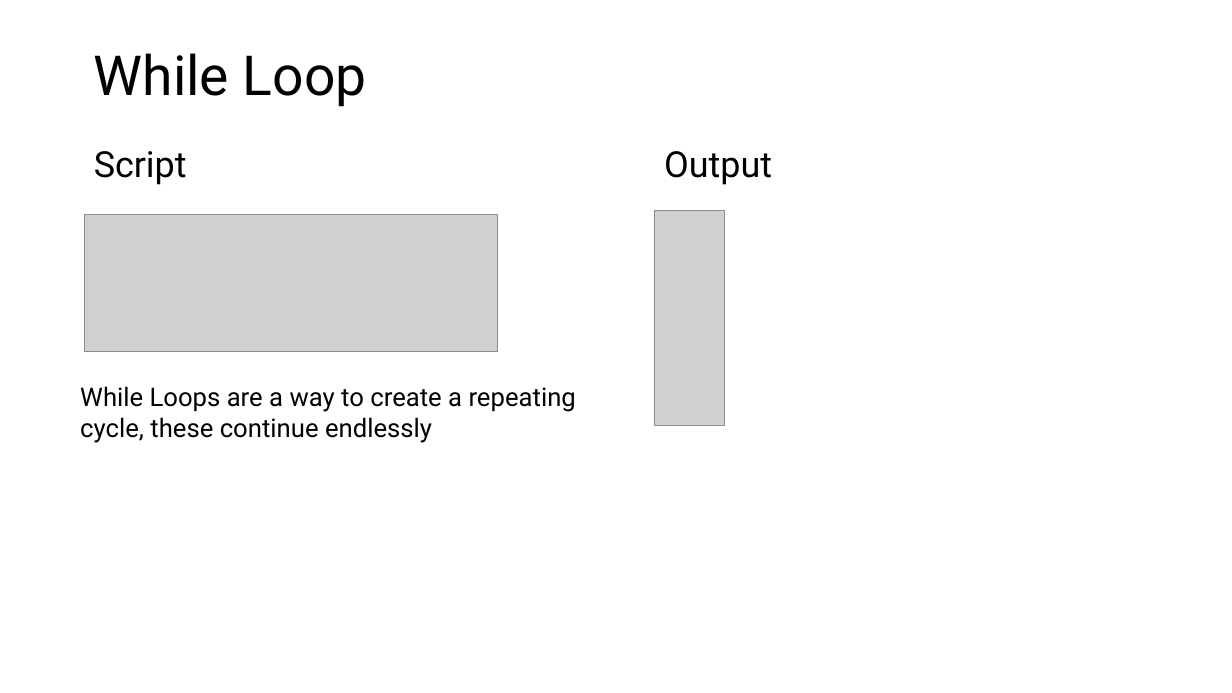
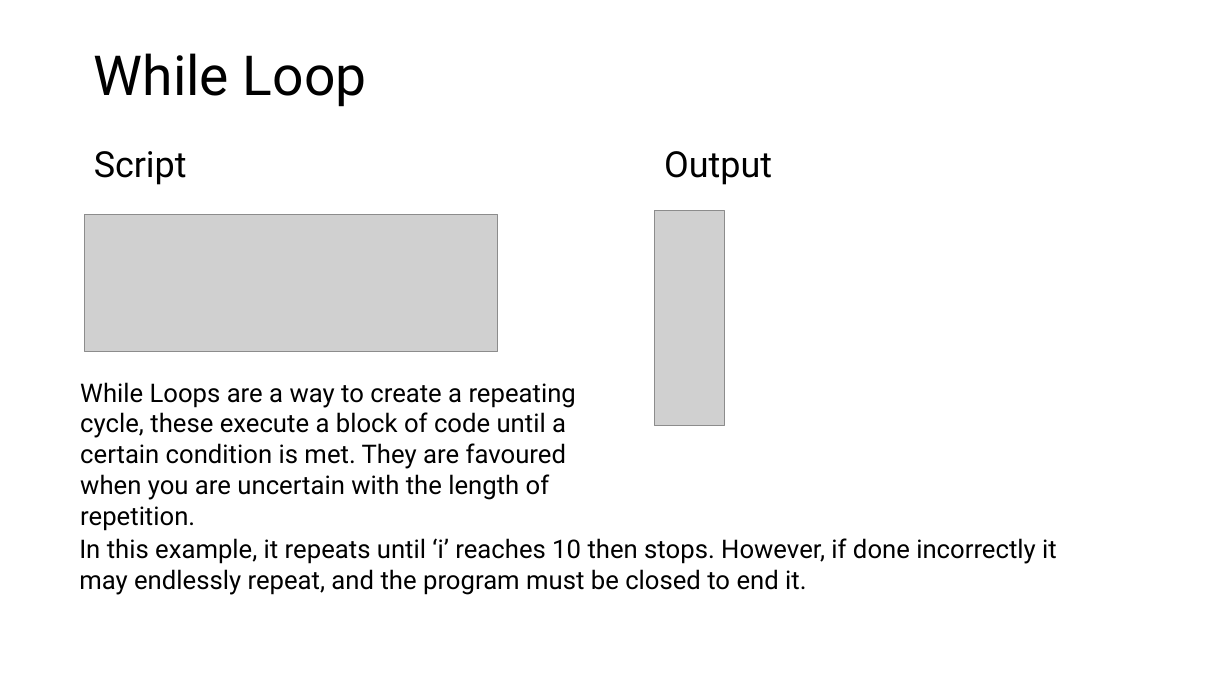
Before and after one commit to PengoPango/403IT_Programming_repos, a slide deck: slide 5 of 403_Programming/assignments/403IT_Understanding_PP.pptx. Drawn at 1232x693 pixels with LibreOffice and Linux fonts; fonts in the diff are those of the drawing; grey boxes stand for pictures. Boxes give left, top, right and bottom in pixels: in the first picture for what was removed or moved away, otherwise in the second. Text is boxed around its words. In the diff, an @@ line names an element or a change of style, - is before the commit and + after.

```diff
--- a/403_Programming/assignments/403IT_Understanding_PP.pptx
+++ b/403_Programming/assignments/403IT_Understanding_PP.pptx
@@ text at (80, 382, 576, 531): text changed @@
-While Loops are a way to create a repeating cycle, these continue endlessly
+While Loops are a way to create a repeating cycle, these execute a block of code until a certain condition is met. They are favoured when you are uncertain with the length of repetition.
@@ text added at (79, 538, 1057, 595), 20 pt, text #000000 @@
+In this example, it repeats until ‘i’ reaches 10 then stops. However, if done incorrectly it may endlessly repeat, and the program must be closed to end it.
```
Also in this commit, not shown: 8 slides added, 1 other file.
